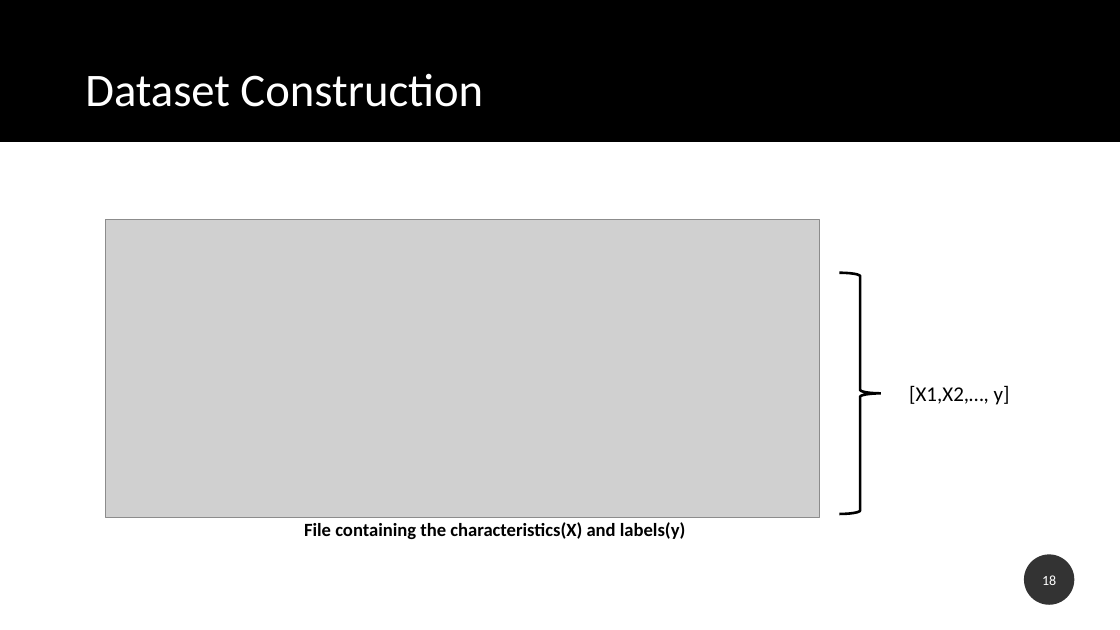
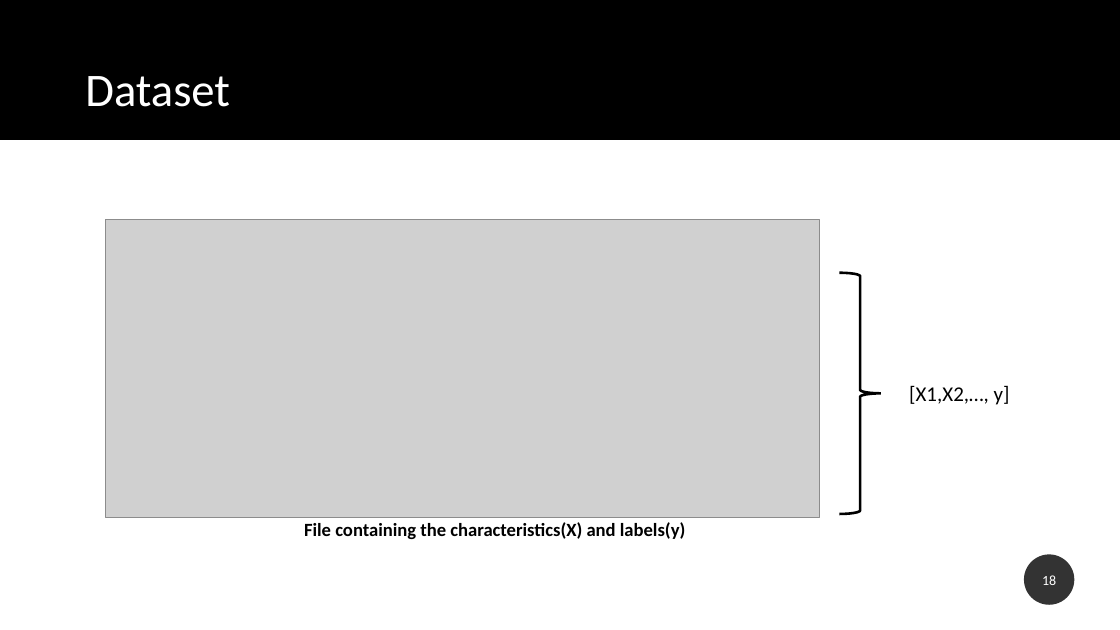
Before and after one commit to carina-haaf/prj_final_47_2122_leim, a slide deck: slide 18 of doc/apresentacoes_aulas/analise_requisitos_v4_en.pptx. Drawn at 1120x630 pixels with LibreOffice and Linux fonts; fonts in the diff are those of the drawing; grey boxes stand for pictures. Boxes give left, top, right and bottom in pixels: in the first picture for what was removed or moved away, otherwise in the second. Text is boxed around its words. In the diff, an @@ line names an element or a change of style, - is before the commit and + after.

```diff
--- a/doc/apresentacoes_aulas/analise_requisitos_v4_en.pptx
+++ b/doc/apresentacoes_aulas/analise_requisitos_v4_en.pptx
@@ title at (x1=85, y1=76, x2=230, y2=107): text changed @@
-Dataset Construction
+Dataset
```
Also in this commit, not shown: 7 other slides changed.
